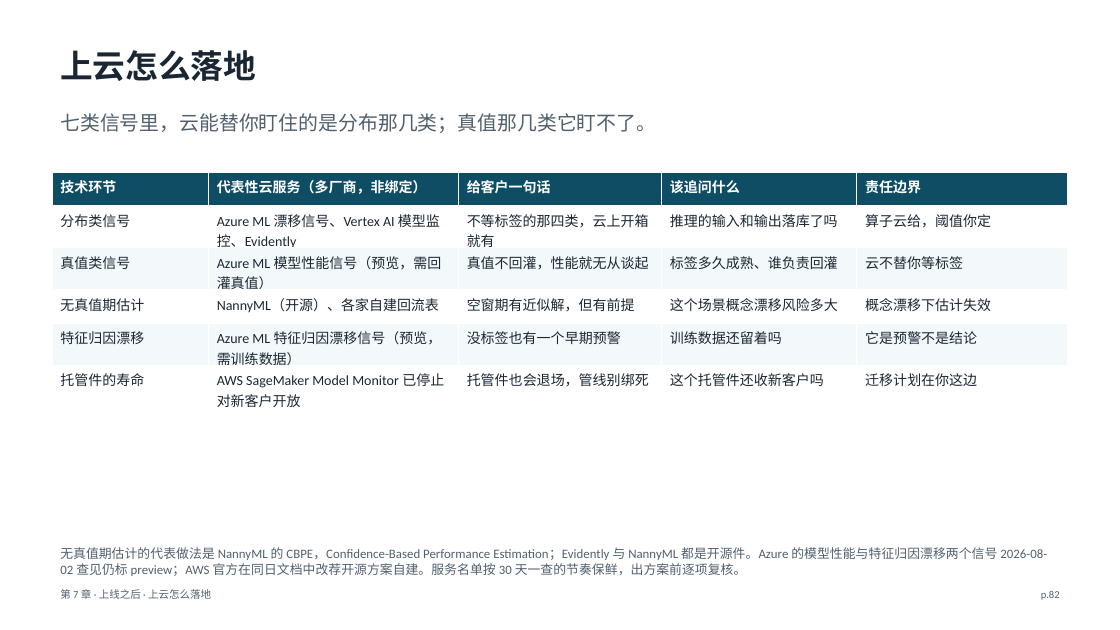
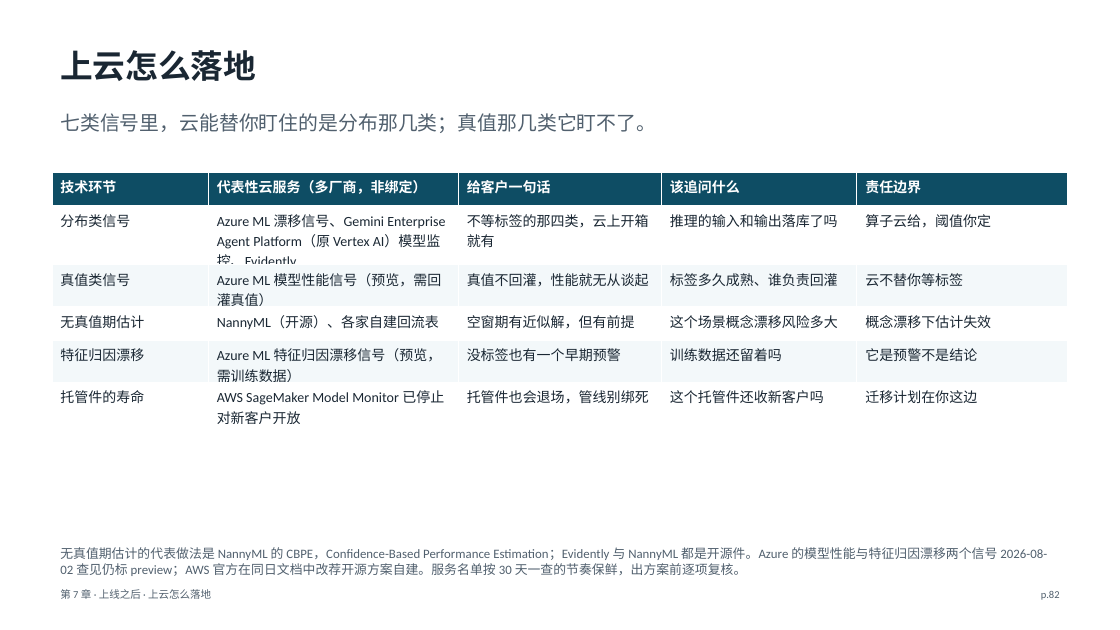
Before and after one commit to jasonlijiaxiang/ai-knowledge-base, a slide deck: slide 82 of PPT-version/Predictive-AI-MLOps/Predictive-AI-MLOps-讲义.pptx. Drawn at 1120x630 pixels with LibreOffice and Linux fonts; fonts in the diff are those of the drawing. Boxes give left, top, right and bottom in pixels: in the first picture for what was removed or moved away, otherwise in the second. Text is boxed around its words. In the diff, an @@ line names an element or a change of style, - is before the commit and + after.

```diff
--- a/PPT-version/Predictive-AI-MLOps/Predictive-AI-MLOps-讲义.pptx
+++ b/PPT-version/Predictive-AI-MLOps/Predictive-AI-MLOps-讲义.pptx
@@ table at box(52, 172, 1069, 428) @@
-row 2, column 2: Azure ML 漂移信号、Vertex AI 模型监控、Evidently
+row 2, column 2: Azure ML 漂移信号、Gemini Enterprise Agent Platform（原 Vertex AI）模型监控、Evidently
```
Also in this commit, not shown: 2 other slides changed, 55 other files.
